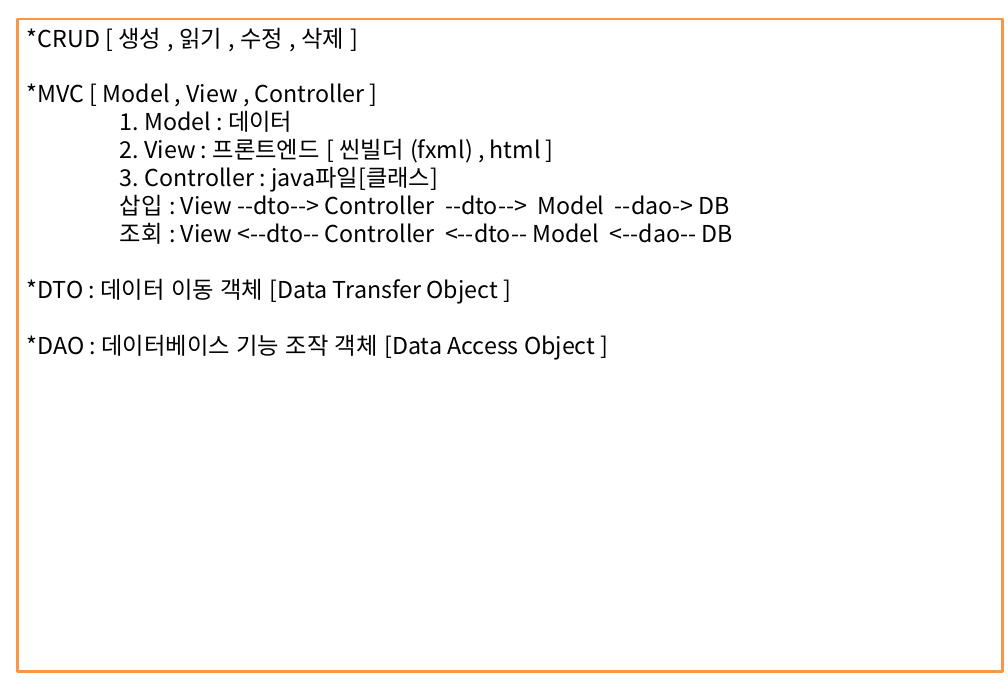
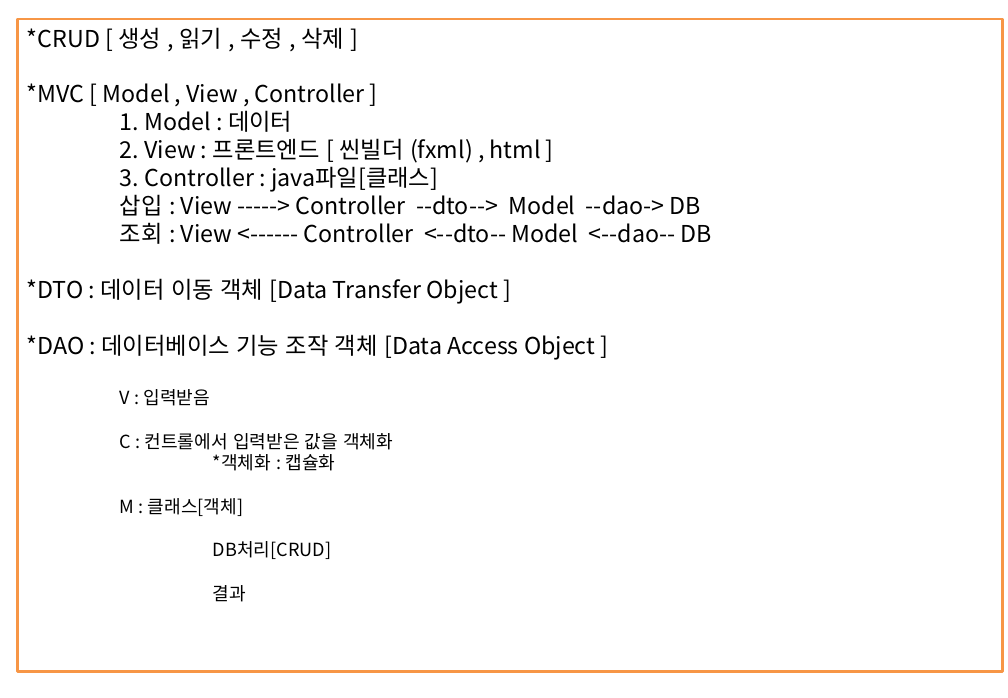
Before and after one commit to itdanja/web_ezen_1, a slide deck: slide 41 of java1/src/정리함/JAVA정리.pptx (slide 39 before the commit). Drawn at 1008x698 pixels with LibreOffice and Linux fonts; fonts in the diff are those of the drawing. Boxes give left, top, right and bottom in pixels: in the first picture for what was removed or moved away, otherwise in the second. Text is boxed around its words. In the diff, an @@ line names an element or a change of style, - is before the commit and + after.

```diff
--- a/java1/src/정리함/JAVA정리.pptx
+++ b/java1/src/정리함/JAVA정리.pptx
@@ text in rectangle at <box>120,194,712,244</box>: text changed @@
-삽입 : View --dto--> Controller --dto--> Model --dao-> DB
-조회 : View <--dto-- Controller <--dto-- Model <--dao-- DB
+삽입 : View -----> Controller --dto--> Model --dao-> DB
+조회 : View <------ Controller <--dto-- Model <--dao-- DB
@@ text in rectangle at <box>120,389,393,602</box>: paragraphs added @@
+    V : 입력받음
+    C : 컨트롤에서 입력받은 값을 객체화
+    *객체화 : 캡슐화
+    M : 클래스[객체]
+    DB처리[CRUD]
+    결과
```
Also in this commit, not shown: 3 slides added, 7 other files.
